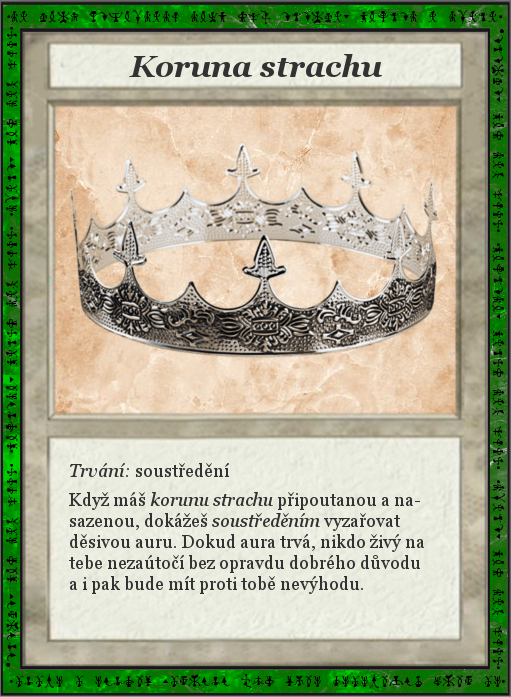
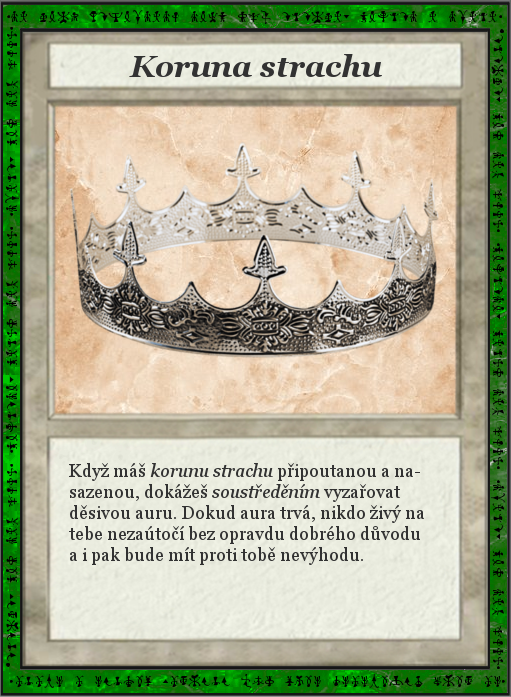
The second 511 x 697 image is a revision of the first. Changes to its layers:
renamed "Trvání: soustředění ..." to "Když máš korunu strachu připou...", painted on it over (69, 463, 424, 594)
